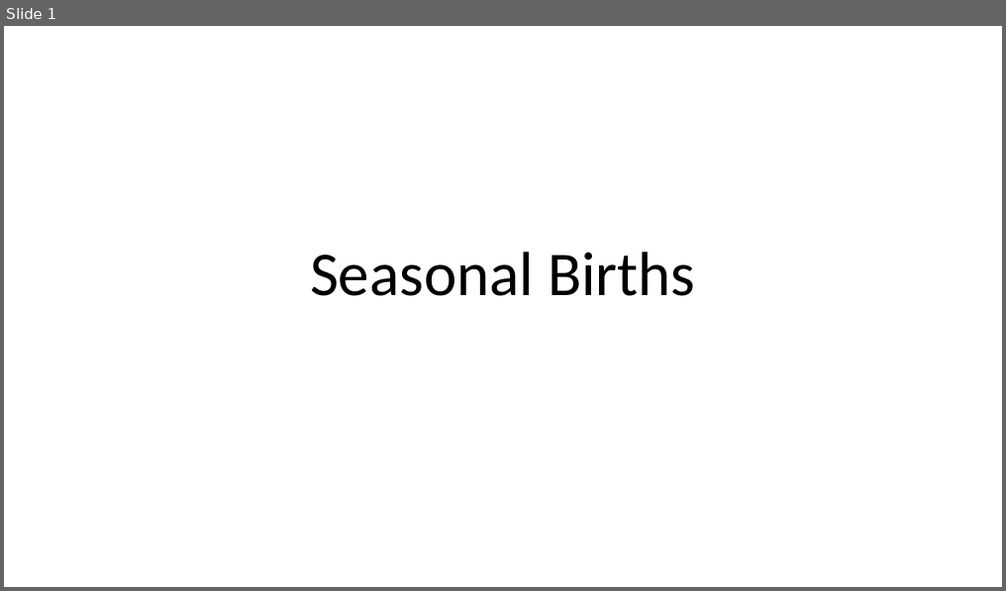
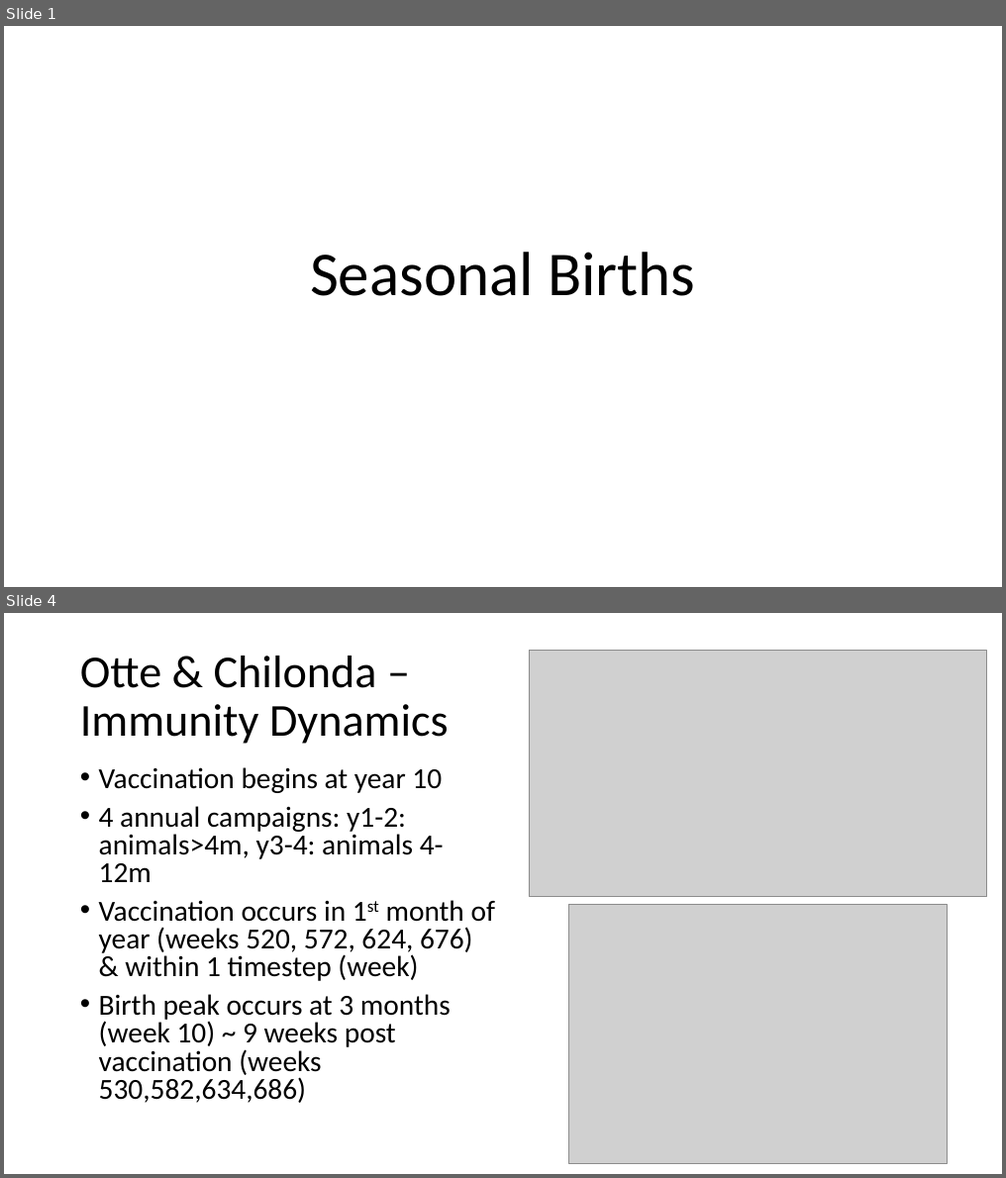
Before and after one commit to BethSavagar/demographic_model_1, a slide deck: presentations/seasonalbirths.pptx. Shown one above the other, each under a label of ours: slide 1 before the commit, slides 1 and 4 after it; the slides between them are not shown. The pictures are 1006x591 and 1006x1178 pixels, drawn with LibreOffice and Linux fonts; fonts in the diff are those of the drawing; grey boxes stand for pictures. Boxes give left, top, right and bottom in pixels: in the first picture for what was removed or moved away, otherwise in the second. Text is boxed around its words. In the diff, an @@ line names an element or a change of style, - is before the commit and + after.

Commit message:
test OC seasonal example with immunity

```diff
--- a/presentations/seasonalbirths.pptx
+++ b/presentations/seasonalbirths.pptx
@@ slide 4 added at (x1=4, y1=613, x2=1002, y2=1174), background #FFFFFF @@
@@ title added at (x1=80, y1=656, x2=449, y2=744), 44 pt, text #000000 @@
+Otte & Chilonda – Immunity Dynamics
@@ picture added at (x1=529, y1=651, x2=987, y2=897) @@
@@ text added at (x1=99, y1=767, x2=495, y2=1103), 28 pt, text #000000 @@
+• Vaccination begins at year 10
+• 4 annual campaigns: y1-2: animals>4m, y3-4: animals 4-12m
+• Vaccination occurs in 1st month of year (weeks 520, 572, 624, 676) & within 1 timestep (week)
+• Birth peak occurs at 3 months (week 10) ~ 9 weeks post vaccination (weeks 530,582,634,686)
@@ picture added at (x1=569, y1=904, x2=947, y2=1164) @@
```
Also in this commit, not shown: 1 slide changed, 1 other slide added, 7 other files.
